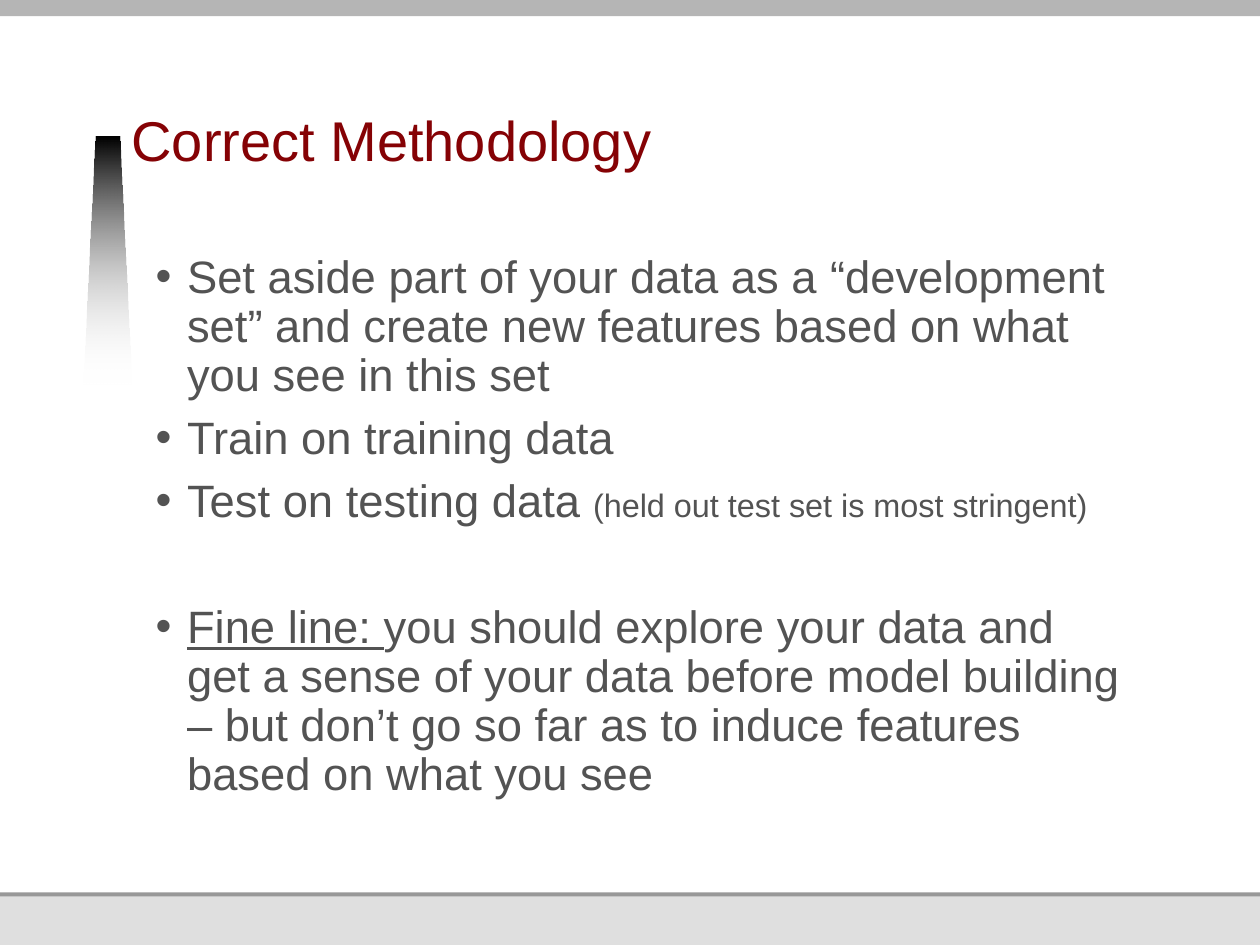
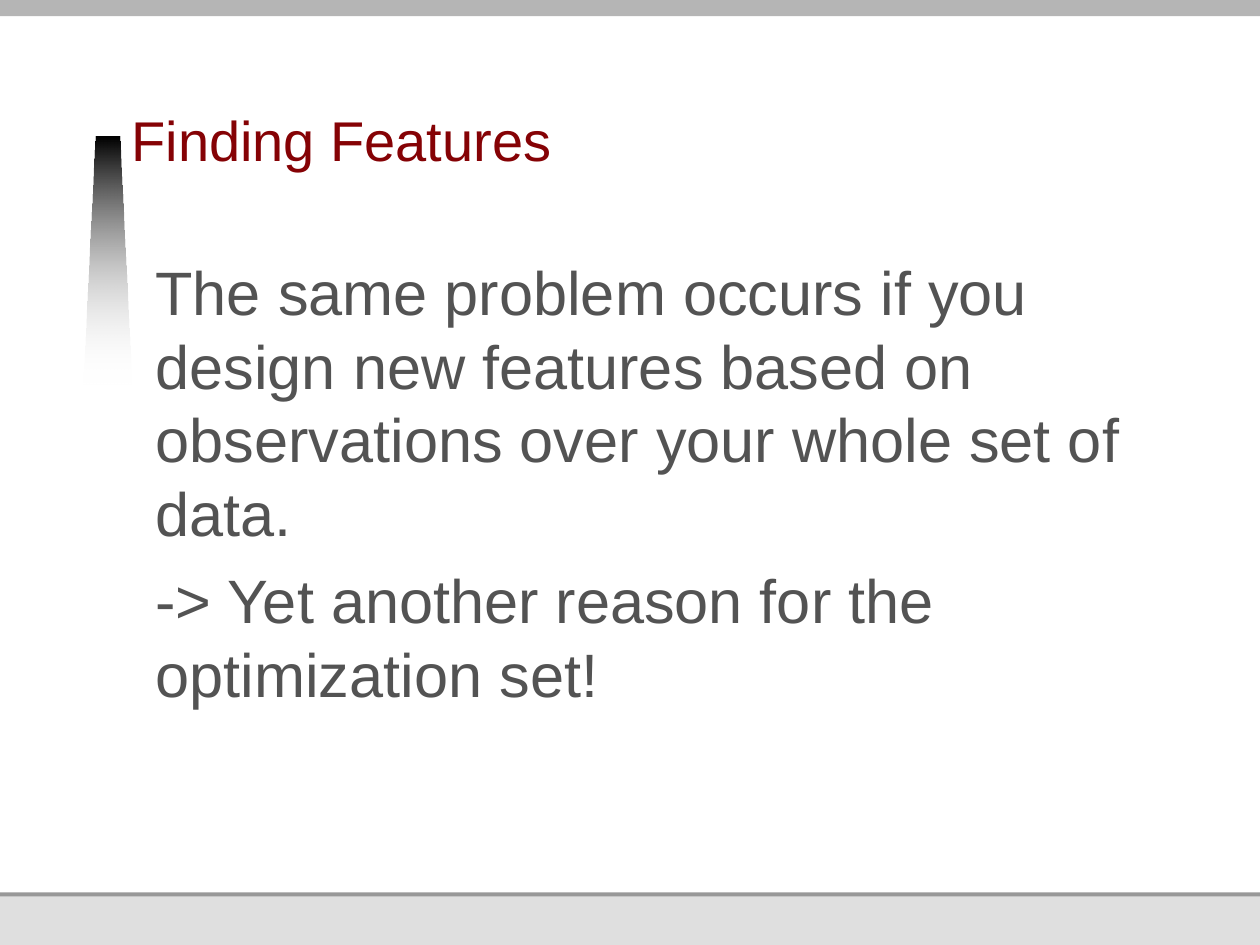
Before and after one commit to jmankoff/data, a slide deck: slide 46 of Lectures/10 Machine Learning II Training and Testing.pptx (slide 33 before the commit). Drawn at 1260x945 pixels with LibreOffice and Linux fonts; fonts in the diff are those of the drawing; background and template pictures are left out. Boxes give left, top, right and bottom in pixels: in the first picture for what was removed or moved away, otherwise in the second. Text is boxed around its words. In the diff, an @@ line names an element or a change of style, - is before the commit and + after.

Commit message:
Lecture for Tues Mar 4 on testing and training machine learning

```diff
--- a/Lectures/10 Machine Learning II Training and Testing.pptx
+++ b/Lectures/10 Machine Learning II Training and Testing.pptx
@@ title at <box>131,120,552,172</box>: text changed @@
-Correct Methodology
+Finding Features
@@ text at <box>156,270,1119,708</box>: text changed; size 25.9 to 35 pt @@
-• Set aside part of your data as a “development set” and create new features based on what you see in this set
-• Train on training data
-• Test on testing data (held out test set is most stringent)
-• Fine line: you should explore your data and get a sense of your data before model building – but don’t go so far as to induce features based on what you see
+The same problem occurs if you design new features based on observations over your whole set of data.
+-> Yet another reason for the optimization set!
```
Also in this commit, not shown: 14 other slides changed, 24 slides added, 12 slides removed.
